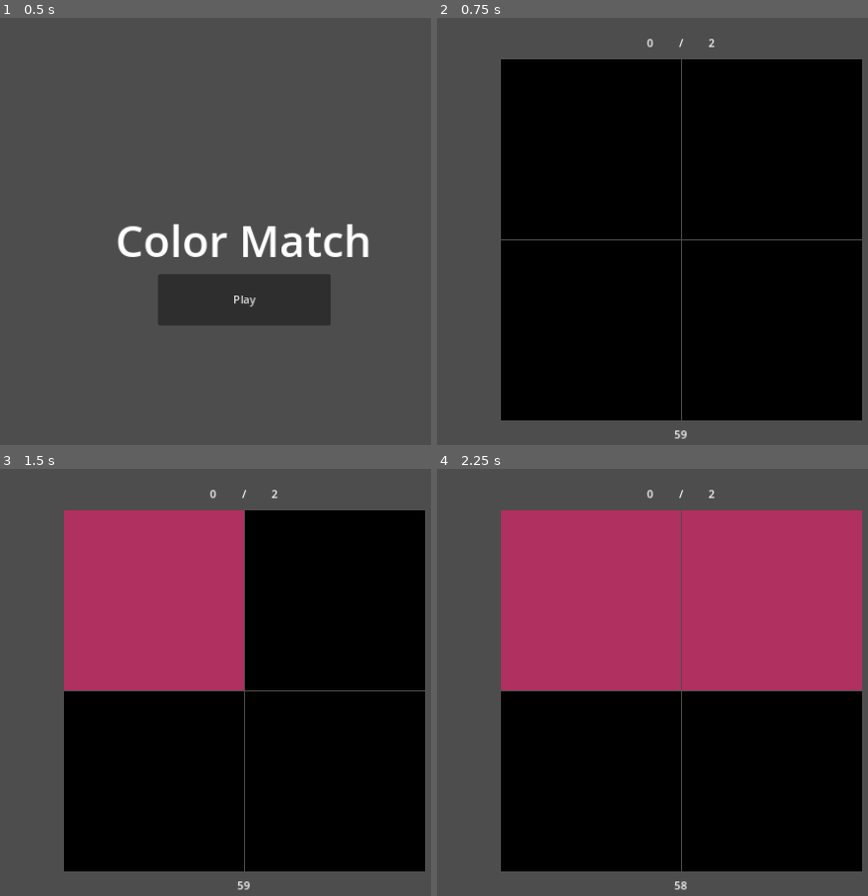
Above: before the commit, frames 1-4 (two rows, left to right).
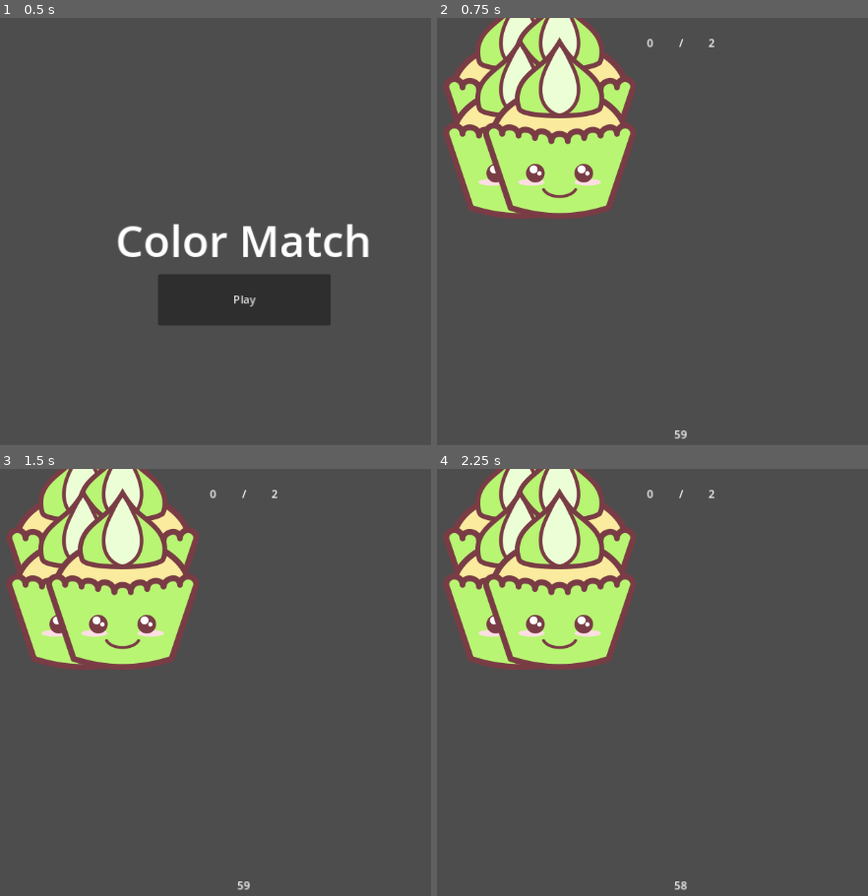
Above: after the commit, the same moments.

Repository: nicoviarnes/color_match
Game: Godot game, scene res://main.tscn
The game is run twice, just before and just after one commit, with the same random seed, the same clock (stepped at 60 frames per second) and the same inputs.
Inputs (mouse positions are in pixels of both pictures, inside the frame that each line leads up to):
- Up to frame 1 (0.5 s): no input
- Up to frame 2 (0.75 s): click "Play" at 0.5 s
- Up to frame 3 (1.5 s): tap Enter at 1.25 s; move the mouse to (155, 601) at 1.27 s; click (155, 601) at 1.42 s
- Up to frame 4 (2.25 s): tap Space at 2 s; move the mouse to (773, 601) at 2.02 s; click (773, 601) at 2.17 s

Frame 1 is identical in both runs. In frame 2, 77% of the frame differs, in the area x 1-99%, y 0-95%; in frame 3, 77%; in frame 4, 77%.

Commit message:
testing cupcakes

Diff:
--- /dev/null
+++ b/cupcake_test.tscn
@@ -0,0 +1,22 @@
+[gd_scene load_steps=2 format=3 uid="uid://ci4xjq4jx6rx8"]
+
+[ext_resource type="Texture2D" uid="uid://da77op0yfi35g" path="res://assets/cupcakes/solid_green_dollop.png" id="1_hha84"]
+
+[node name="Sprite2D" type="TextureRect"]
+custom_minimum_size = Vector2(56, 66.75)
+anchors_preset = 8
+anchor_left = 0.5
+anchor_top = 0.5
+anchor_right = 0.5
+anchor_bottom = 0.5
+offset_left = -2.5
+offset_top = -2.5
+offset_right = 2.5
+offset_bottom = 2.5
+grow_horizontal = 2
+grow_vertical = 2
+
+[node name="Sprite2D" type="Sprite2D" parent="."]
+position = Vector2(28, 33.375)
+texture = ExtResource("1_hha84")
+hframes = 5
--- a/scenes/game/grid/grid.gd
+++ b/scenes/game/grid/grid.gd
@@ -57,8 +57,8 @@
 			child.queue_free()
 	for color in grid_colors:
 		var new_grid_object = grid_object.instantiate()
-		new_grid_object.color = color
-		new_grid_object.selected.connect(select_tile)
+#		new_grid_object.color = color
+#		new_grid_object.selected.connect(select_tile)
 		add_child(new_grid_object)
 
 func check_for_match():
--- a/scenes/game/grid/grid.tscn
+++ b/scenes/game/grid/grid.tscn
@@ -1,7 +1,7 @@
 [gd_scene load_steps=3 format=3 uid="uid://bdmkqkis3pdab"]
 
 [ext_resource type="Script" path="res://scenes/game/grid/grid.gd" id="1_87n1l"]
-[ext_resource type="PackedScene" uid="uid://b48xgs7jqifjq" path="res://scenes/game/grid/memory/memory.tscn" id="2_mrq6t"]
+[ext_resource type="PackedScene" uid="uid://ci4xjq4jx6rx8" path="res://cupcake_test.tscn" id="2_wrsxx"]
 
 [node name="Grid" type="GridContainer"]
 custom_minimum_size = Vector2(500, 500)
@@ -22,8 +22,8 @@
 theme_override_constants/v_separation = 1
 columns = 2
 script = ExtResource("1_87n1l")
-grid_object = ExtResource("2_mrq6t")
-grid_size = 4
+grid_object = ExtResource("2_wrsxx")
+grid_size = 2
 
 [node name="FlipTimer" type="Timer" parent="."]
 one_shot = true
Not shown, added: assets/KawaiiCupcakeAssetPack/ChocoRedVelvet/CR-spritesheet.png.import
Not shown, added: assets/KawaiiCupcakeAssetPack/ChocoRedVelvet/Choco-RedVelvet.svg.import
Not shown, added: assets/KawaiiCupcakeAssetPack/ChocoRedVelvet/g22064.png.import
Not shown, added: assets/KawaiiCupcakeAssetPack/ChocoRedVelvet/g22987.png.import
Not shown, added: assets/KawaiiCupcakeAssetPack/ChocoRedVelvet/g23550.png.import
Not shown, added: assets/KawaiiCupcakeAssetPack/ChocoRedVelvet/g24123.png.import
Not shown, added: assets/KawaiiCupcakeAssetPack/UI/BG-light-blue.png.import
Not shown, added: assets/KawaiiCupcakeAssetPack/UI/BG-light-green.png.import
Not shown, added: assets/KawaiiCupcakeAssetPack/UI/BG-light-orange.png.import
Not shown, added: assets/KawaiiCupcakeAssetPack/UI/BG-light-pink.png.import
Not shown, added: assets/KawaiiCupcakeAssetPack/UI/BG-light-purple.png.import
Not shown, added: assets/KawaiiCupcakeAssetPack/UI/BG-light-yellow.png.import
(and 638 more such lines)
